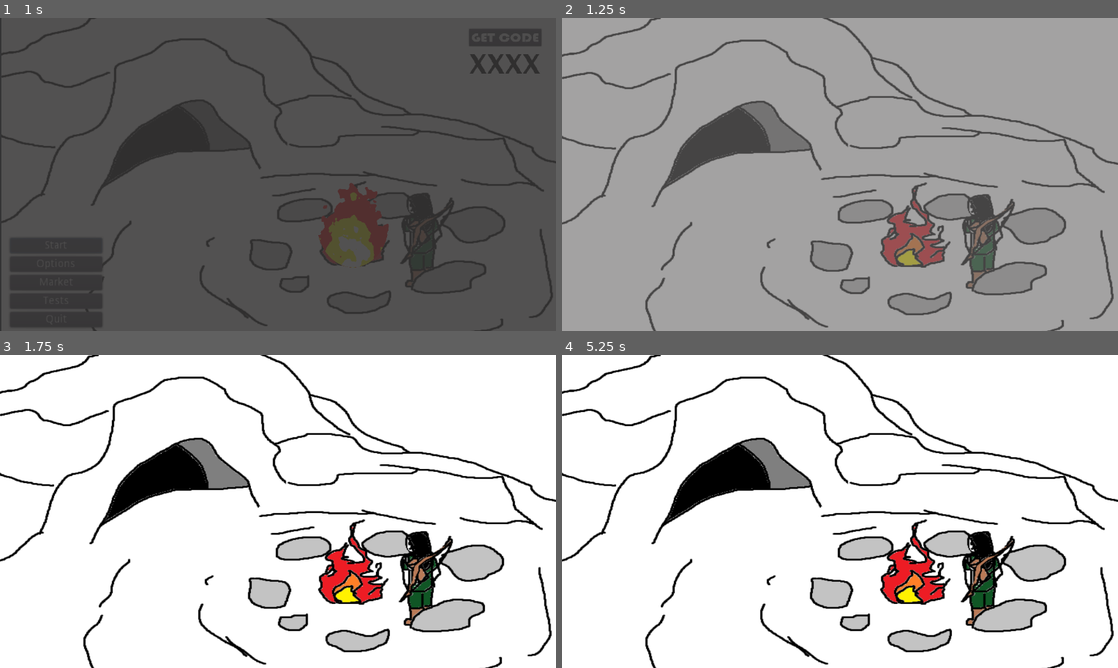
Above: before the commit, frames 1-4 (two rows, left to right).
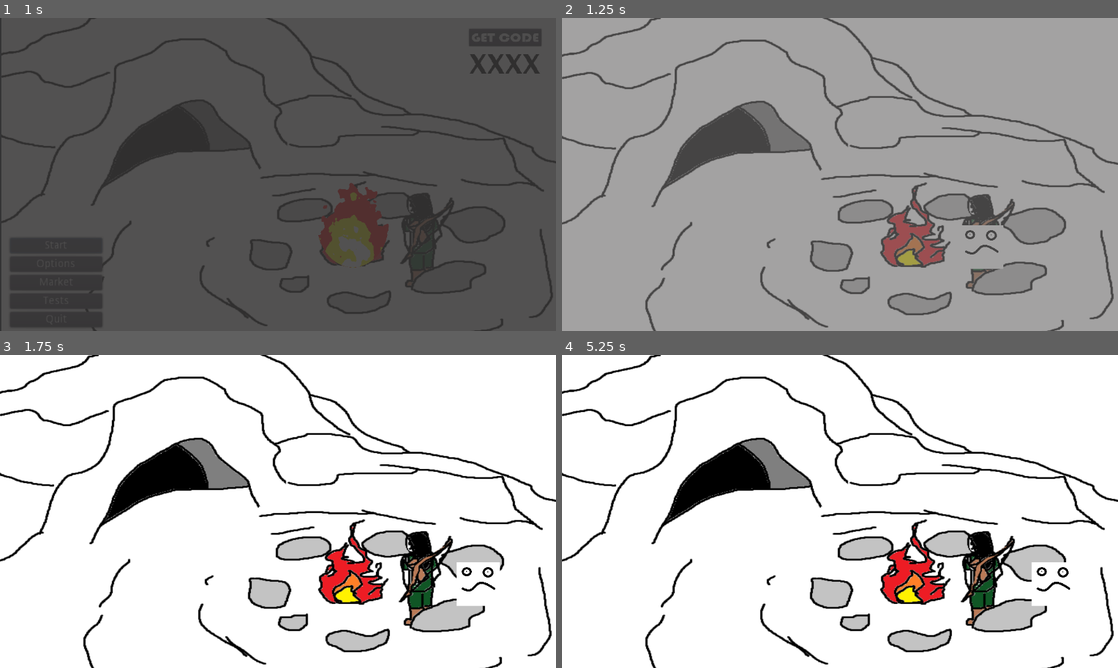
Above: after the commit, the same moments.

Repository: rwyndrum4/MENDAX
Game: Godot game, scene res://Scenes/mainMenu/mainMenu.tscn
Two runs of this game, one before a commit and one after it. Both use one fixed random seed, a clock stepped at 60 frames per second and the inputs below.
Inputs:
- Up to frame 1 (1 s): click "Start" at 0.5 s
- Up to frame 2 (1.25 s): no input
- Up to frame 3 (1.75 s): hold Right (ui_right) from 1.28 s (still down)
- Up to frame 4 (5.25 s): release Right (ui_right) at 2.03 s; hold Down (ui_down) 2.03-2.78 s; hold Right (ui_right) 2.78-3.53 s; tap Enter at 3.5 s; hold Up (ui_up) 3.53-4.28 s; tap Space at 4.25 s; hold Left (ui_left) from 4.28 s (still down)

Frame 1 is identical in both runs. In frame 2, 0.8% of the frame differs, in the area x 71-80%, y 66-81%; in frame 3, 0.6%; in frame 4, 0.4%.

Commit message:
Create movable player cursor

Diff:
--- /dev/null
+++ b/game/Scenes/startArea/PlayerCursor.gd
@@ -0,0 +1,21 @@
+extends KinematicBody2D
+
+
+# Declare member variables here. Examples:
+# var a = 2
+# var b = "text"
+
+var velocity = Vector2.ZERO
+
+
+# Called when the node enters the scene tree for the first time.
+func _ready():
+	pass # Replace with function body.
+
+func _physics_process(delta):
+	velocity.x = Input.get_action_strength("ui_right") - Input.get_action_strength("ui_left")
+	velocity.y = Input.get_action_strength("ui_down") - Input.get_action_strength("ui_up")
+	move_and_collide(5*velocity)
+# Called every frame. 'delta' is the elapsed time since the previous frame.
+#func _process(delta):
+#	pass
--- a/game/Scenes/startArea/startArea.tscn
+++ b/game/Scenes/startArea/startArea.tscn
@@ -1,7 +1,9 @@
-[gd_scene load_steps=3 format=2]
+[gd_scene load_steps=5 format=2]
 
 [ext_resource path="res://Assets/mainMenuAssets/temp_bg.png" type="Texture" id=1]
 [ext_resource path="res://Scenes/startArea/startArea.gd" type="Script" id=2]
+[ext_resource path="res://Assets/playerCursor.png" type="Texture" id=3]
+[ext_resource path="res://Scenes/startArea/PlayerCursor.gd" type="Script" id=4]
 
 [node name="startArea" type="Control"]
 anchor_right = 1.0
@@ -16,3 +18,10 @@
 rect_scale = Vector2( 1.31642, 1.08664 )
 texture = ExtResource( 1 )
 stretch_mode = 1
+
+[node name="PlayerCursor" type="KinematicBody2D" parent="."]
+script = ExtResource( 4 )
+
+[node name="Sprite" type="Sprite" parent="PlayerCursor"]
+position = Vector2( 966, 527 )
+texture = ExtResource( 3 )
Binary file added: game/Assets/playerCursor.png
Not shown, added: game/Assets/playerCursor.png.import
